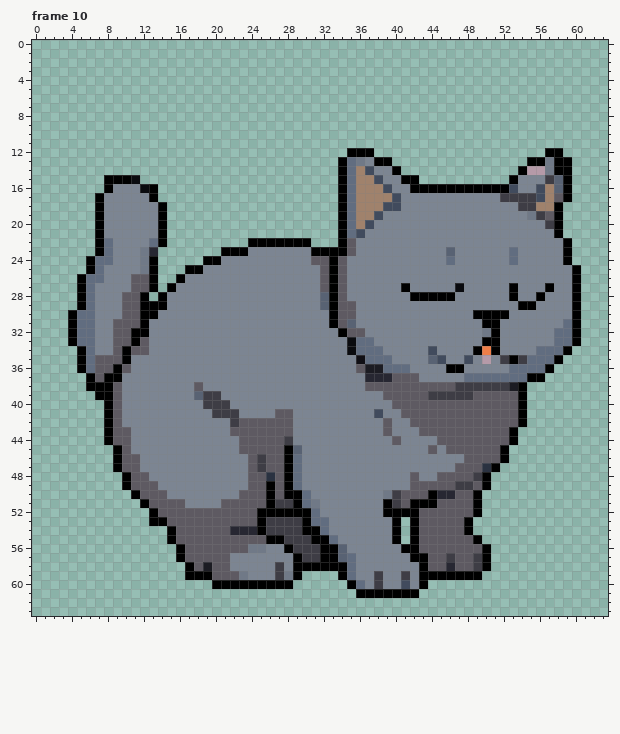
Edited in one commit: pixel-art file (Art/Cats/CAT_1.aseprite). The picture above was drawn from the file before the commit.
64x64 pixels, 16 frames. Colours within 5 levels of each other are drawn and written as one. Shown: frame 10. The commit also changed other frames, which this record leaves out.
Now the later version:
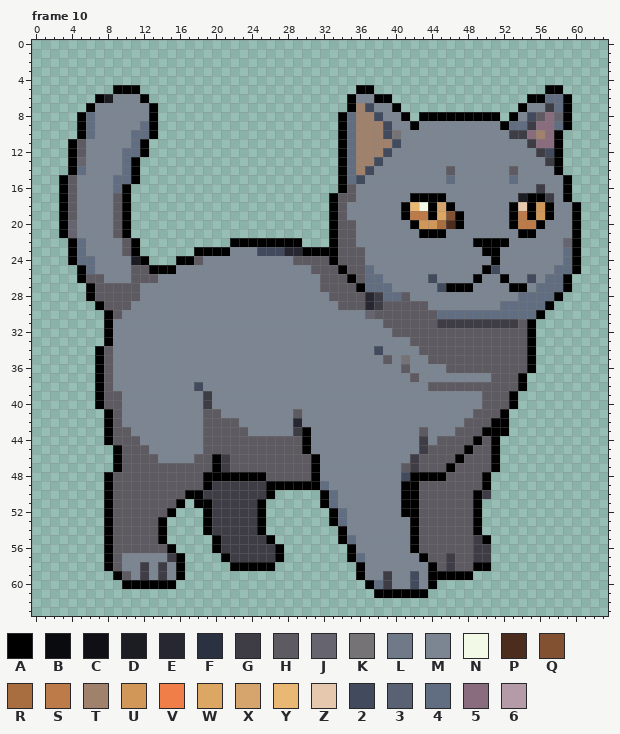
Palette (. is transparent): A #000000  B #0a0b0f  C #100f15  D #1c1c23  E #272732  F #2a3241  G #3e3d45  H #5e5a62  J #66656f  K #767377  L #707987  M #7c8592  N #f2f9e6  P #4b2c1d  Q #825132  R #a86e40  S #bc7b48  T #a0826c  U #d19759  V #ef7e48  W #dca663  X #d6a56d  Y #e9b872  Z #e5c8ad  2 #414b5d  3 #586273  4 #616d80  5 #896d7e  6 #b59aa8
Diff:
layer "PixelLab - Generation #3" now hidden
layer "PixelLab - Generation #5" added
Changed rows in their new state; - is an unchanged pixel.
Frame 10:
first column x 3:
 5 ------AAA------------------------AA-------------------AA--
 6 ----ADMMMA----------------------AMMAA---------------AA44A-
 7 ---AMMMMMMA---------------------AT2MMA-------------AMMG4A-
 8 --A4MMMMMMA--------------------A4TT2MMA-AAAAAAAAA-AM2H5JA-
 9 --A4MMMMM4A--------------------A4TTT2MMAMMMMMMMMMA44G554A-
10 --A4MMMM44A--------------------A4TTT2KMMMMMMMMMMMMGG5T5A--
11 -AHMMMMM4A---------------------A4TTTT2MMMMMMMMMMMMMMG55A--
12 -AHMMMM44A---------------------A4TTT2MMMMMMMMMMMMMMMMG2---
13 -AJMMMM4A------------------------TT2MMMMMMMMMMMMMMMMMMG-.-
14 -A4MMMM4A----------------------------MMMMMMHMMMMMMHMMMM-.-
15 AHMMMM44A------------------------2MM--MMMMM4MMMMMM4---MM--
16 AHMMMM4A...---------------------HMMMM--MMMMMMMMMMMM--GMM--
17 AHMMM-HA...-------------------AHHMMMMM-AAAA------MMDAAGM--
18 AHMMM-HA....------------------AHMMMMMMAYNAXA------AZAUAMMA
19 AHMMM-HA....------------------AHMMMM--ASSAWQA-----ASAUAMMA
20 AJMMM-HA....------------------AHHMM----AUURPA-----ASSAMMMA
21 AJMMM-HA....------------------AHHM------AAA--------AA--MMA
22 -A4MMM-HA...-------AA------.--AH--------------AAAA------JA
23 -A4MMM-HA..----AAA-MM-222EEA---H-H---------M---AA-M-----4A
24 -A44MM--DA.--AAHMM--------HH----HH---------M----A-M-----4A
25 --A4M---HH-AAMMM------------H-HAHH4------------A2------44-
26 ---HH-----HMMM----------------H-AH44-----2----A--A--2-44A.
27 --.AHHHH-MMMM-----------------H-HA444-M---2AAA-----A-444A.
28 --.AHHH--MMM-----------------MH-HHEG44HMMMMM------M4444A..
29 --..AHH-MMMM-----------------MM--HEGHHHHH--------44444A...
30 -....AHMMMM-------------------MMM-JHHHHHHH44444444444A....
31 -....AMMMM--------------------MMM---HHHHHHGGGGGGGGGHA.....
32 -....AMMMM---------------------MMM---HHHHHHHHHHHHHHHA.....
33 -....AMMMM----------------------MMM----HHHHHHHHHHHHHA.....
34 --..AHMMMM----------------------MMM2----HHHHHHHHHHHHA....-
35 --..A-MM-------------------------MMMH-K--HHHHHHHHHHHA...--
36 --..A-MM-------------------------MMMMMH----HHHHHHHHHA..---
37 ---.AHM---------------------------MMMMM------MMMHHHA..----
38 ---.-HM--------2------------------MMMMMMM---HHHHHHH-------
39 -----H---------M-M------------------MMMMMMMMMMM---A.------
40 ----AH-----------MM------------------MMMMMMMMMM---A.------
41 ----------------HHMM----MMH--------M--MMMMMMMM---A..------
42 ----------------HHHHMMMMMME---------M--MMMMMM---AA..------
43 ----------------HHH--MMMMMGA--------M----MMM---AAA.-------
44 --------H-------HHHH-----HHA---------M--G-----A-A..-------
45 --------HH------HHHH-----HHA------------G-H--A--A.--------
46 ---------HH----HHAGHH-H--HHHA----------GHHHHA---A.--------
47 ---------HHHHHHHHAGHH-H--HHHA---------HGHHHA---H----------
48 -----AHH--HHHHHHAAAAAAAH-HHHA---------2AAAA---H-----------
49 -----AHH---HHHHHAGGGGGG-A-AAA4--------AA----HH------------
50 -----AHHH---HHAAGGGGGGG-.....A4-----MMAA-HHH---G----------
51 -----AHHHH---A.AAGGGGGA......A4-----MMA-HH----------------
52 -----AHHHHH-A...AGGGGG-.......A4----MM--------------------
53 -----AHHHHH-....AGGGGG-.......A4-----MM------HA-----------
54 -----AHHHHHA....AGGGGG-........A-----MM------HA-----------
55 -----AHHHHHA.....AGGGGG-.......A4----MM-------GA----------
56 -----AHHHHHHA....AGGGGGGA.......A-----M-------GG----------
57 -----AHMMMMMG-....AGGGGGA.......A4-----M-------G----------
58 -----AHMMGMGMA.....AAAAA.........A------MA-G--A-----------
59 ------AHMGMGMA.............----..A-MG-M2M-----.-----------
60 -------AAAAAA----.........------..A4G-M2MA----------------
61 ---------------------------------..-----A-----------------
Boxes around the changes in both pictures, in picture pixels (x1, y1, x2, y2):
changed: (59, 85, 581, 598)
